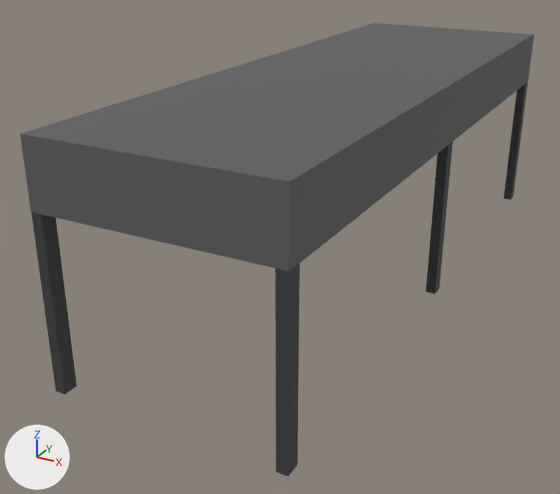
Renders of the FBX model Assets/Lucas Work/table 2.1.fbx from each side of a commit.
The view is the same before and after, from a 50 mm lens placed at (1.43, -2.27, 1.18), pointed at (-0.21, 0.72, -0.31). Every picture has the same lights, and +X, +Y and +Z are marked at lower left. The picture after the commit comes second. Where no turn or scale is listed for an object, it has been applied to the vertices. Vertices at exactly the same position are counted once.

The first picture shows 'table_one_object'.
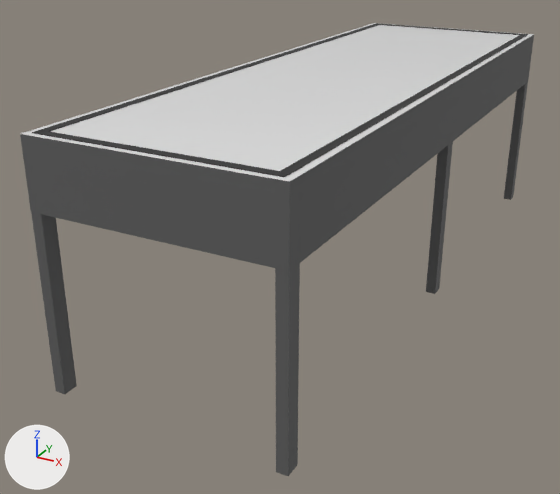
Patch to the scene script:
```diff
--- a/Assets/Lucas Work/table 2.1.fbx.py
+++ b/Assets/Lucas Work/table 2.1.fbx.py
@@ mat_black @@
+mat_black = principled_material('black')
+mat_black.base_color = (0.028, 0.028, 0.028)  # black #2f2f2f
+mat_black.roughness = 0.749
@@ mat_better_gray @@
+mat_better_gray = principled_material('better_gray')
+mat_better_gray.base_color = (0.8, 0.8, 0.8)  # white #e7e7e7
+mat_better_gray.roughness = 0.2
@@ me_mesh @@
 # used by ob_table_one_object; location = (-0.001, 0.992, 0.003)
-me_mesh.from_pydata(...)  # 58 vertices, 43 faces; spans x -0.5..0.5, y -1.5..1.5, z -0.5..0.5
+me_mesh.from_pydata(...)  # 90 vertices, 67 faces; spans x -0.5..0.5, y -1.5..1.5, z -0.5..0.5
+# me_mesh part 1: a new loose piece, a box spanning x 0.436..0.471, y -1.454..1.436, z 0.483..0.5, in mat_black (black #2f2f2f)
+# me_mesh part 2: a new loose piece, a box spanning x -0.47..-0.435, y -1.47..1.452, z 0.483..0.5, in mat_black (black #2f2f2f)
+# me_mesh part 3: a new loose piece, a box spanning x -0.47..0.468, y 1.436..1.47, z 0.483..0.5, in mat_black (black #2f2f2f)
+# me_mesh part 4: a new loose piece, a box spanning x -0.47..0.468, y -1.476..-1.441, z 0.483..0.5, in mat_black (black #2f2f2f)
+# me_mesh part 5: 1 face spanning x -0.5..0.5, y -1.5..1.5, z 0.5 switches from mat_gray_greatness (dark grey #5e5e5e) to mat_better_gray (white #e7e7e7)
+# me_mesh part 6: 25 faces spanning x -0.5..0.5, y -1.5..1.5, z -0.5..0.23 switch from mat_pasted__black_greatness (dark grey #3e3e3e) to mat_gray_greatness (dark grey #5e5e5e)
+me_mesh.materials.append(mat_better_gray)  # white #e7e7e7
+me_mesh.materials.append(mat_black)  # black #2f2f2f
```

Location of each change, (x1, y1, x2, y2) in pixels of the pictures (560 x 494 px):
part 1 of me_mesh, added: after (281, 35, 527, 175)
part 2 of me_mesh, added: after (34, 24, 380, 133)
part 3 of me_mesh, added: after (376, 23, 528, 35)
part 4 of me_mesh, added: after (32, 130, 289, 177)
part 5 of me_mesh, recoloured (dark grey to white): (21, 23, 534, 182) in both
part 6 of me_mesh, recoloured: (31, 83, 528, 476) in both
